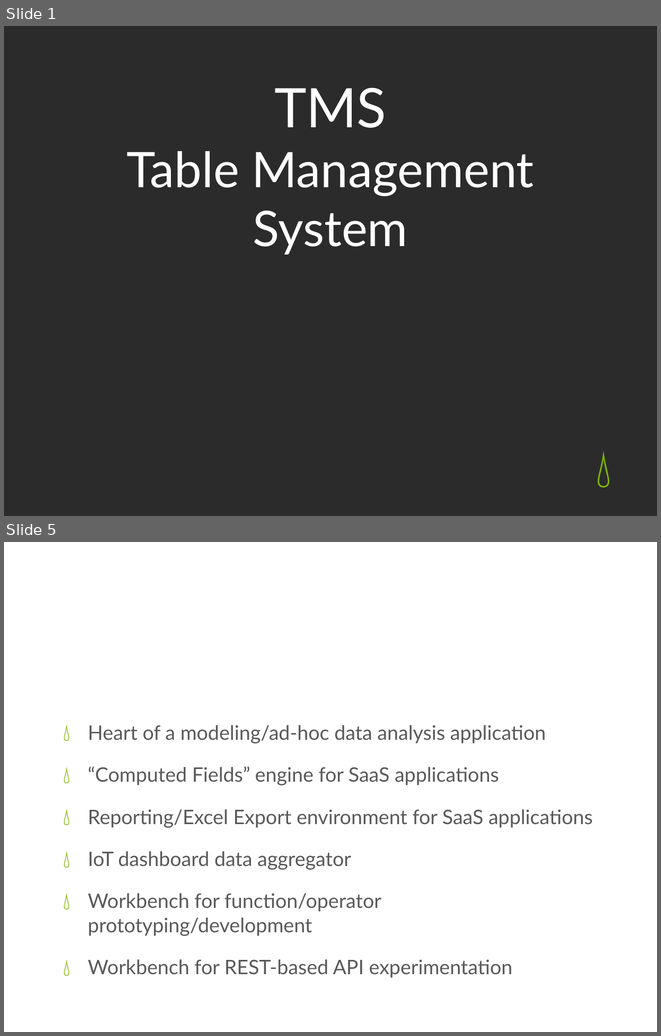
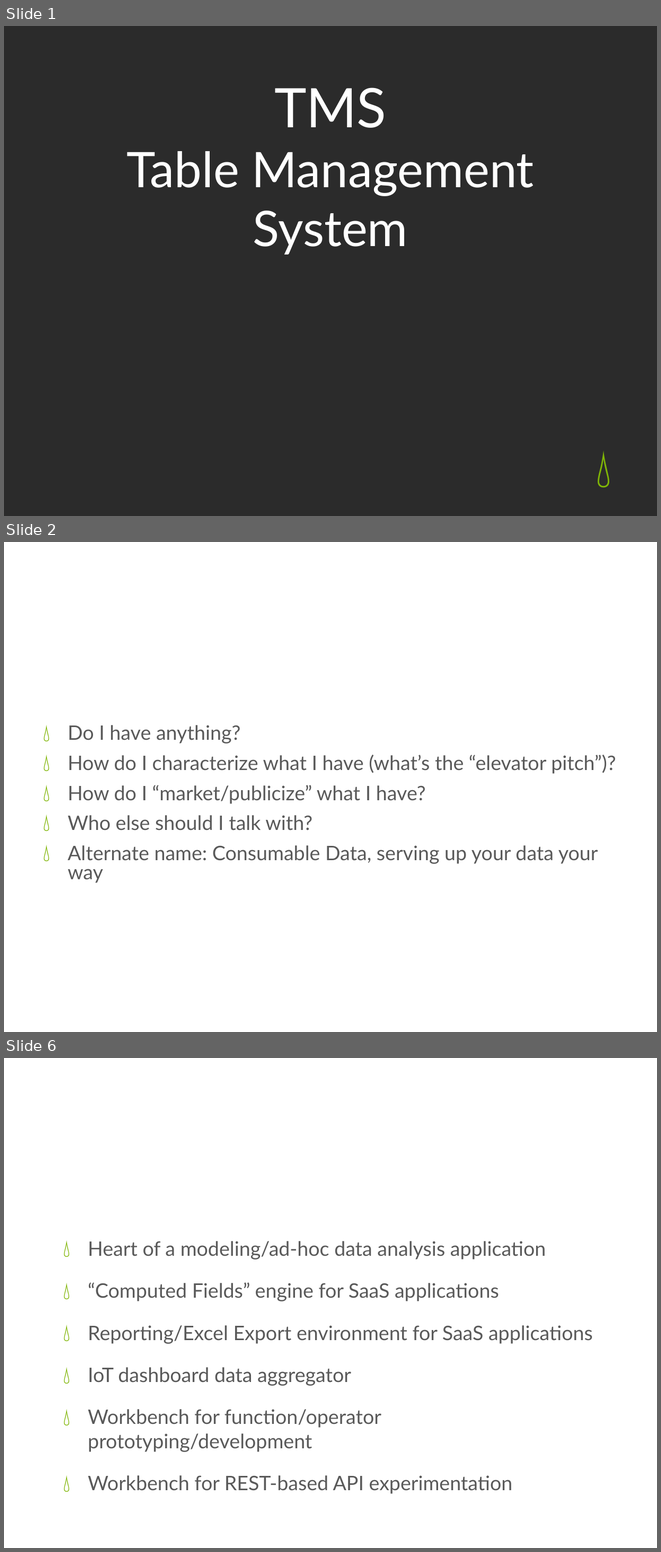
Before and after one commit to cdswindell/tms, a slide deck: doc/TMS Overview.pptx. Shown one above the other, each under a label of ours: slides 1 and 5 before the commit, slides 1, 2 and 6 after it; the slides between them are not shown. The pictures are 661x1036 and 661x1552 pixels, drawn with LibreOffice and Linux fonts; fonts in the diff are those of the drawing; background and template pictures are left out; a plain dark background stands for a picture behind light text. Boxes give left, top, right and bottom in pixels: in the first picture for what was removed or moved away, otherwise in the second. Text is boxed around its words. In the diff, an @@ line names an element or a change of style, - is before the commit and + after.

```diff
--- a/doc/TMS Overview.pptx
+++ b/doc/TMS Overview.pptx
@@ slide 2 added at [4, 542, 657, 1032], background picture (left out) @@
@@ title added at [37, 567, 624, 649], 46 pt, text #FFFFFF @@
+Open Questions:
@@ text added at [68, 725, 616, 883], 22 pt, text #595959 @@
+💧 Do I have anything?
+💧 How do I characterize what I have (what’s the “elevator pitch”)?
+💧 How do I “market/publicize” what I have?
+💧 Who else should I talk with?
+💧 Alternate name: Consumable Data, serving up your data your way
@@ what was slide 5 is now slide 6 @@
```
Also in this commit, not shown: 3 slides changed, 3 other files.
